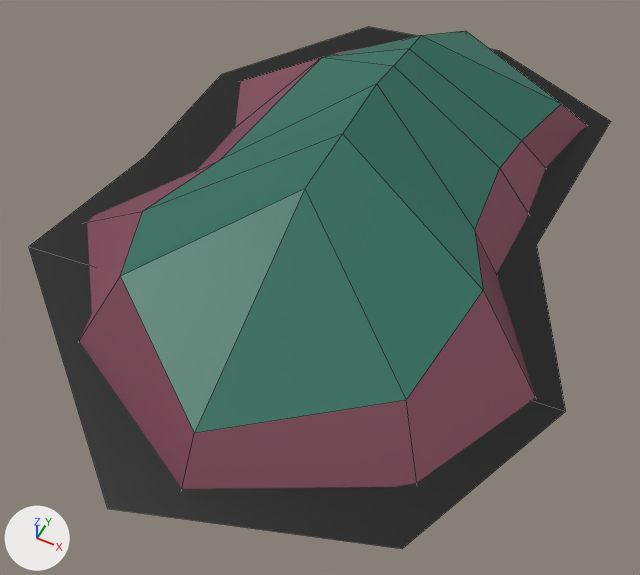
What one commit did to the FBX model Projekt Unity/TowerDefense/Assets/Modele/EpokaKamienia/FBX/Otoczenie/Wzgorze6.fbx.
Before and after are seen from a 50 mm lens placed at (406.0, -1118.0, 1111.0), pointed at (-41.0, -223.0, -7.0). The lights are fixed; the arrows at lower left show +X, +Y and +Z. Mesh edges are drawn as thin lines. Where no turn or scale is listed for an object, it has been applied to the vertices.

The first picture shows 'Wzgorze6'.
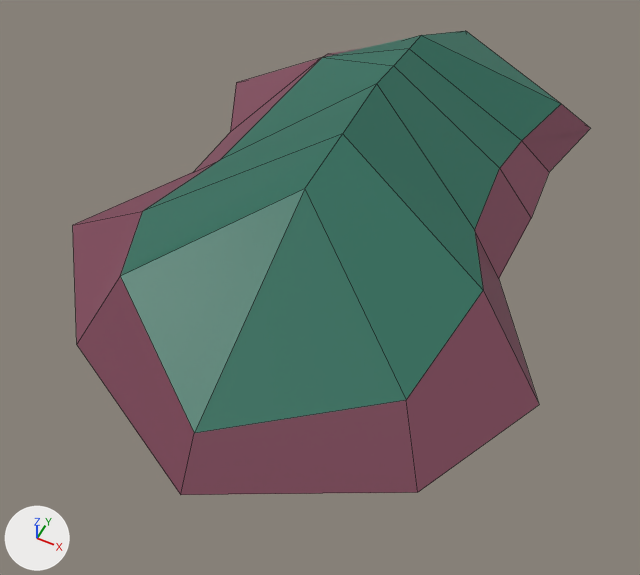
Location of each change, [x1, y1, x2, y2] in pixels of the pictures (640 x 575 px):
'Wzgorze6', reshaped (11% narrower, 11% shorter)
    before: [29, 27, 611, 549]
    after: [73, 31, 590, 495]
part 1 of me_cube_006, deleted (black)
    before: [29, 27, 611, 549]

The edits, one by one:
me_cube_006 has 44 vertices, 31 faces and spans x -506.0..426.0, y -725.0..564.0, z -2.0..235.0.
me_cube_006 is used by ob_wzgorze6; location (-26.0, 0.0, 0.0).
me_cube_006 part 1: the loose piece of 10 vertices spanning x -506.0..426.0, y -725.0..564.0, z 6.0 is deleted.
me_cube_006 no longer uses material mat_cien_001 (black #000000).
